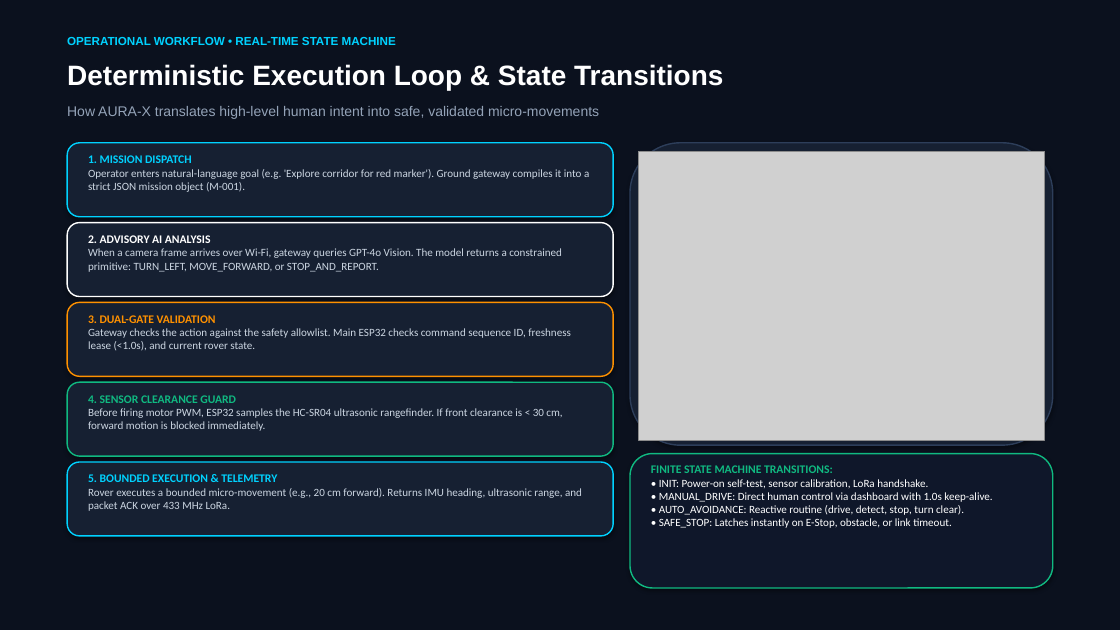
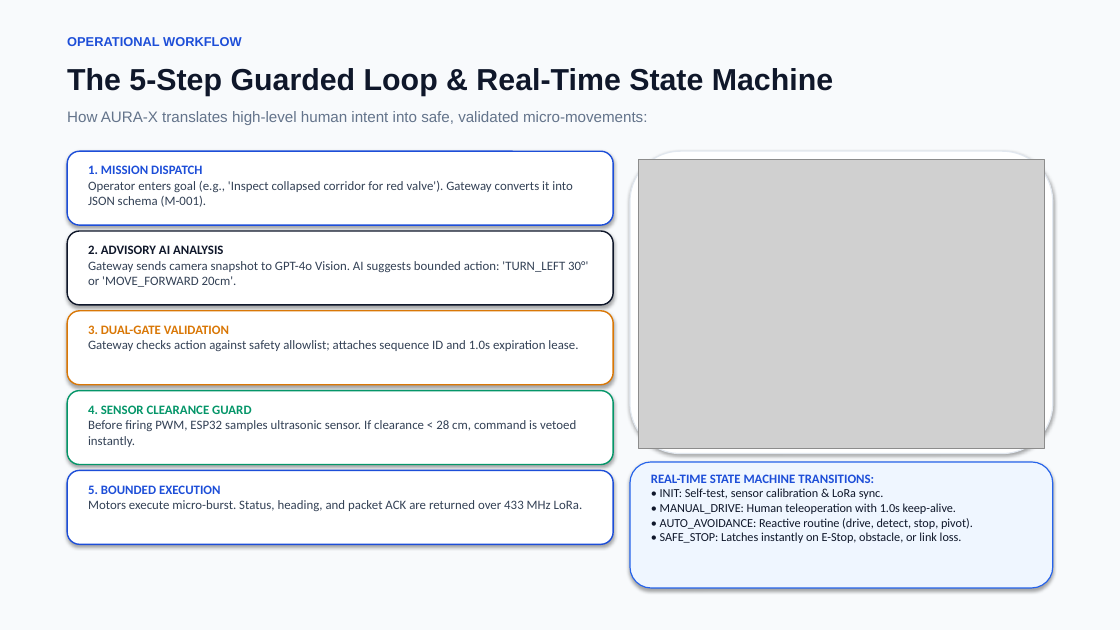
Before and after one commit to nishitapatil7/sangola-ppt, a slide deck: slide 6 of AURA_X_Winning_Hackathon_Pitch_Deck.pptx. Drawn at 1120x630 pixels with LibreOffice and Linux fonts; fonts in the diff are those of the drawing; grey boxes stand for pictures. Boxes give left, top, right and bottom in pixels: in the first picture for what was removed or moved away, otherwise in the second. Text is boxed around its words. In the diff, an @@ line names an element or a change of style, - is before the commit and + after.

Commit message:
Update PPT to high-impact light mode: concise copy, large fonts, team members added, and cost slide removed

```diff
--- a/AURA_X_Winning_Hackathon_Pitch_Deck.pptx
+++ b/AURA_X_Winning_Hackathon_Pitch_Deck.pptx
@@ rectangle at (x1=0, y1=0, x2=1120, y2=630): fill #0B111E to #F8FAFC @@
@@ text at (x1=67, y1=37, x2=242, y2=46): text changed; size 10 to 11 pt; text colour #00D2FF to #1D4ED8 @@
-OPERATIONAL WORKFLOW • REAL-TIME STATE MACHINE
+OPERATIONAL WORKFLOW
@@ text at (x1=67, y1=68, x2=833, y2=96): text changed; size 24 to 26 pt; text colour #FFFFFF to #0F172A @@
-Deterministic Execution Loop & State Transitions
+The 5-Step Guarded Loop & Real-Time State Machine
@@ text at (x1=67, y1=111, x2=647, y2=125): text changed; size 12 to 13 pt; text colour #94A3B8 to #64748B @@
-How AURA-X translates high-level human intent into safe, validated micro-movements
+How AURA-X translates high-level human intent into safe, validated micro-movements:
@@ rounded rectangle at (x1=67, y1=151, x2=613, y2=225): fill #162032 to #FFFFFF; outline #00D2FF 1.2 pt to #1D4ED8 1.2 pt @@
@@ text "1. MISSION DISPATCH" moved from (x1=88, y1=155, x2=589, y2=192) to (x1=88, y1=165, x2=573, y2=207) @@
@@ text at (x1=88, y1=165, x2=202, y2=174): size 10 to 11 pt, text colour #00D2FF to #1D4ED8 in "1. MISSION DISPATCH" @@
@@ 6 rounded rectangles, 2 texts, 1 picture moved together from (x1=67, y1=143, x2=1053, y2=536) to (x1=67, y1=151, x2=1053, y2=544) @@
@@ rounded rectangle at (x1=630, y1=151, x2=1053, y2=454): fill #162032 to #FFFFFF; outline #2D3E5A 1.2 pt to #E2E8F0 1 pt @@
@@ text at (x1=88, y1=181, x2=573, y2=207): text changed; size 9.5 to 11 pt; text colour #CBD5E1 to #334155 @@
-Operator enters natural-language goal (e.g. 'Explore corridor for red marker'). Ground gateway compiles it into a strict JSON mission object (M-001).
+Operator enters goal (e.g., 'Inspect collapsed corridor for red valve'). Gateway converts it into JSON schema (M-001).
@@ rounded rectangle at (x1=67, y1=231, x2=613, y2=305): fill #162032 to #FFFFFF; outline #FFFFFF 1.2 pt to #0F172A 1.2 pt @@
@@ text "2. ADVISORY AI ANALYSIS" moved from (x1=88, y1=235, x2=562, y2=272) to (x1=88, y1=245, x2=588, y2=287) @@
@@ text at (x1=88, y1=261, x2=588, y2=287): text changed; size 9.5 to 11 pt; text colour #CBD5E1 to #334155 @@
-When a camera frame arrives over Wi-Fi, gateway queries GPT-4o Vision. The model returns a constrained primitive: TURN_LEFT, MOVE_FORWARD, or STOP_AND_REPORT.
+Gateway sends camera snapshot to GPT-4o Vision. AI suggests bounded action: 'TURN_LEFT 30°' or 'MOVE_FORWARD 20cm'.
@@ text at (x1=88, y1=245, x2=223, y2=254): size 10 to 11 pt, text colour #FFFFFF to #0F172A in "2. ADVISORY AI ANALYSIS" @@
@@ rounded rectangle at (x1=67, y1=311, x2=613, y2=385): fill #162032 to #FFFFFF; outline #FF9100 1.2 pt to #D97706 1.2 pt @@
@@ text at (x1=88, y1=325, x2=229, y2=334): size 10 to 11 pt, text colour #FF9100 to #D97706 in "3. DUAL-GATE VALIDATION" @@
@@ text at (x1=88, y1=340, x2=578, y2=351): text changed; size 9.5 to 11 pt; text colour #CBD5E1 to #334155 @@
-Gateway checks the action against the safety allowlist. Main ESP32 checks command sequence ID, freshness lease (<1.0s), and current rover state.
+Gateway checks action against safety allowlist; attaches sequence ID and 1.0s expiration lease.
@@ rounded rectangle at (x1=67, y1=391, x2=613, y2=465): fill #162032 to #FFFFFF; outline #10B981 1.2 pt to #059669 1.2 pt @@
@@ text at (x1=88, y1=405, x2=251, y2=414): size 10 to 11 pt, text colour #10B981 to #059669 in "4. SENSOR CLEARANCE GUARD" @@
@@ text at (x1=88, y1=420, x2=576, y2=447): text changed; size 9.5 to 11 pt; text colour #CBD5E1 to #334155 @@
-Before firing motor PWM, ESP32 samples the HC-SR04 ultrasonic rangefinder. If front clearance is < 30 cm, forward motion is blocked immediately.
+Before firing PWM, ESP32 samples ultrasonic sensor. If clearance < 28 cm, command is vetoed instantly.
@@ rounded rectangle at (x1=67, y1=471, x2=613, y2=544): fill #162032 to #FFFFFF; outline #00D2FF 1.2 pt to #1D4ED8 1.2 pt @@
@@ rounded rectangle resized from (x1=630, y1=454, x2=1053, y2=588) to (x1=630, y1=462, x2=1053, y2=588) @@
@@ rounded rectangle at (x1=630, y1=462, x2=1053, y2=588): fill #0F172A to #EFF6FF; outline #10B981 1.2 pt to #2563EB 1 pt @@
@@ text at (x1=651, y1=474, x2=973, y2=543): text changed; size 9.5 to 10.5 pt; text colour #FFFFFF to #0F172A @@
-FINITE STATE MACHINE TRANSITIONS:
-• INIT: Power-on self-test, sensor calibration, LoRa handshake.
-• MANUAL_DRIVE: Direct human control via dashboard with 1.0s keep-alive.
-• AUTO_AVOIDANCE: Reactive routine (drive, detect, stop, turn clear).
-• SAFE_STOP: Latches instantly on E-Stop, obstacle, or link timeout.
+REAL-TIME STATE MACHINE TRANSITIONS:
+• INIT: Self-test, sensor calibration & LoRa sync.
+• MANUAL_DRIVE: Human teleoperation with 1.0s keep-alive.
+• AUTO_AVOIDANCE: Reactive routine (drive, detect, stop, pivot).
+• SAFE_STOP: Latches instantly on E-Stop, obstacle, or link loss.
@@ text at (x1=88, y1=485, x2=583, y2=511): text changed; size 9.5 to 11 pt; text colour #CBD5E1 to #334155 @@
-5. BOUNDED EXECUTION & TELEMETRY
-Rover executes a bounded micro-movement (e.g., 20 cm forward). Returns IMU heading, ultrasonic range, and packet ACK over 433 MHz LoRa.
+5. BOUNDED EXECUTION
+Motors execute micro-burst. Status, heading, and packet ACK are returned over 433 MHz LoRa.
```
Also in this commit, not shown: 7 other slides changed, 4 slides added, 6 slides removed, 2 other files.
